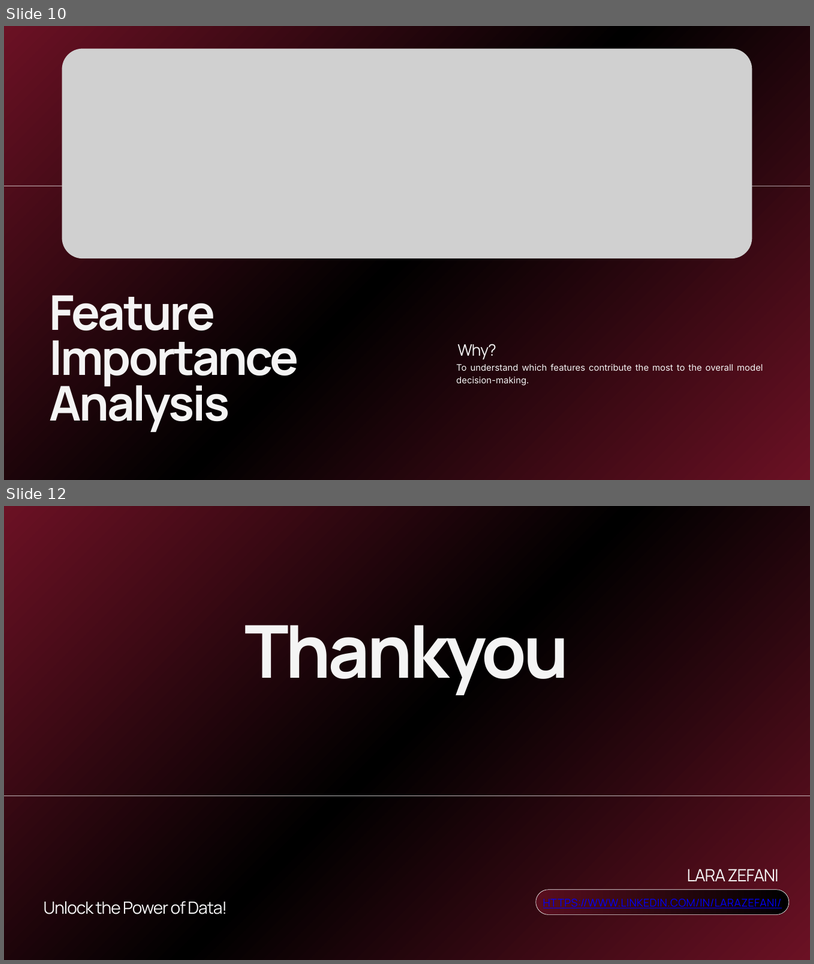
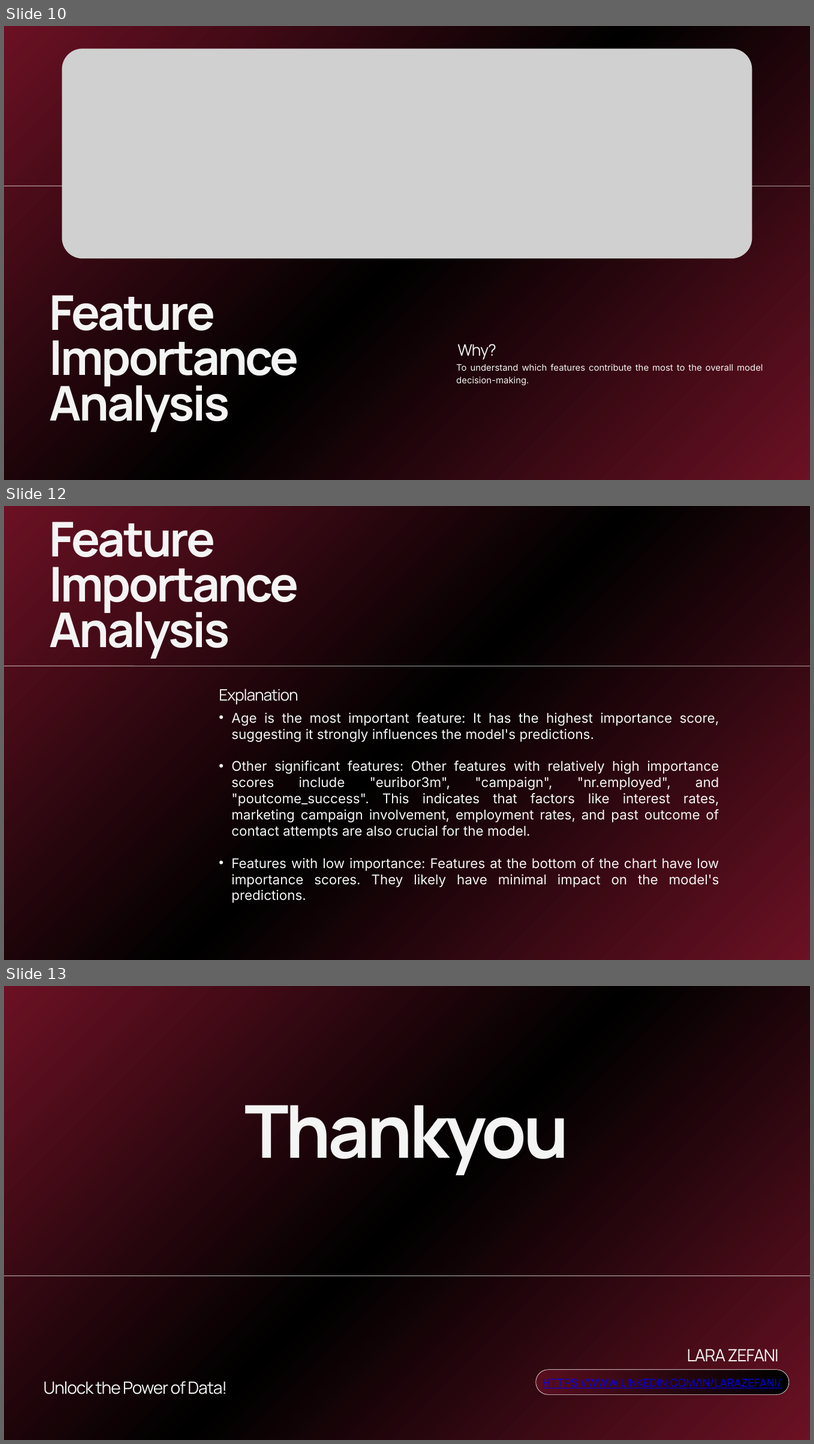
Before and after one commit to larazefani/Phone-Marketing-Decision-Model-for-Retail-Banking, a slide deck: Phone Marketing Decision Model for Retail Banking.pptx. Shown one above the other, each under a label of ours: slides 10 and 12 before the commit, slides 10, 12 and 13 after it; the slides between them are not shown. The pictures are 814x964 and 814x1444 pixels, drawn with LibreOffice and Linux fonts; fonts in the diff are those of the drawing; grey boxes stand for pictures; background and template pictures are left out. Boxes give left, top, right and bottom in pixels: in the first picture for what was removed or moved away, otherwise in the second. Text is boxed around its words. In the diff, an @@ line names an element or a change of style, - is before the commit and + after.

```diff
--- a/Phone Marketing Decision Model for Retail Banking.pptx
+++ b/Phone Marketing Decision Model for Retail Banking.pptx
@@ slide 12 added at bbox=[4, 506, 810, 960], background gradient #6B1124 to #000000 @@
@@ text added at bbox=[50, 522, 299, 658], 85.5 pt, text #F4F4F4, bold @@
+Feature Importance Analysis
@@ line added from (4, 666) to (810, 666), #F4F4F4 0.75 pt @@
@@ text added at bbox=[219, 688, 298, 705], 28.2 pt, text #F4F4F4 @@
+Explanation
@@ text added at bbox=[231, 712, 720, 903], 24 pt, text #F4F4F4 @@
+• Age is the most important feature: It has the highest importance score, suggesting it strongly influences the model's predictions.
+• Other significant features: Other features with relatively high importance scores include "euribor3m", "campaign", "nr.employed", and "poutcome_success". This indicates that factors like interest rates, marketing campaign involvement, employment rates, and past outcome of contact attempts are also crucial for the model.
+• Features with low importance: Features at the bottom of the chart have low importance scores. They likely have minimal impact on the model's predictions.
@@ what was slide 12 is now slide 13 @@
```
Also in this commit, not shown: 2 other slides added, 2 slides removed, 3 other files.
